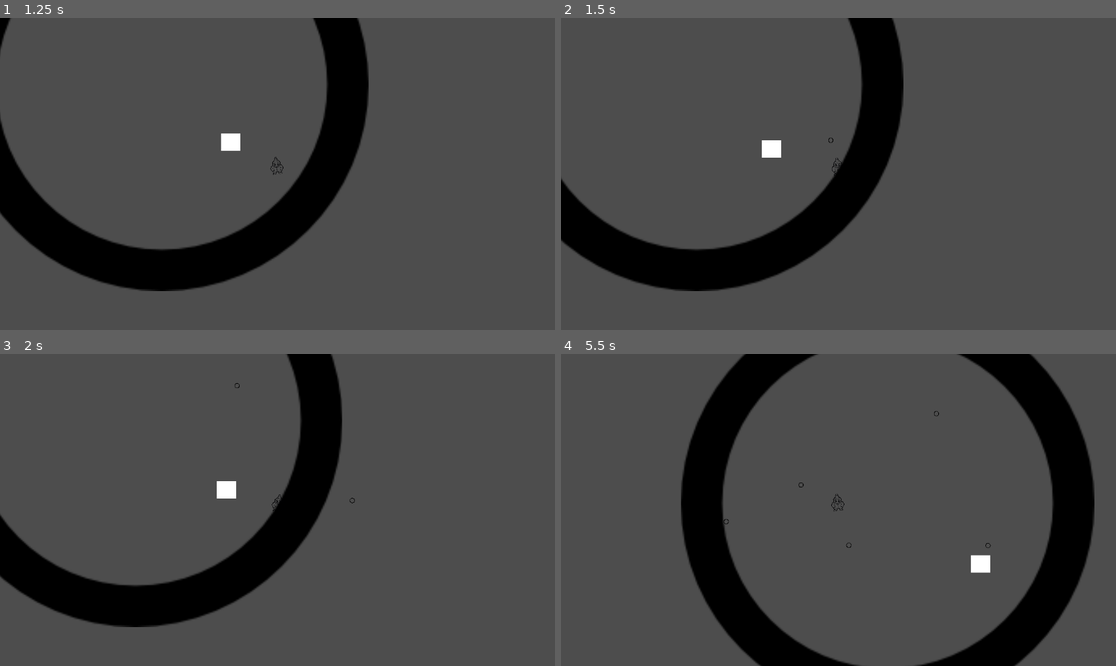
Above: before the commit, frames 1-4 (two rows, left to right).
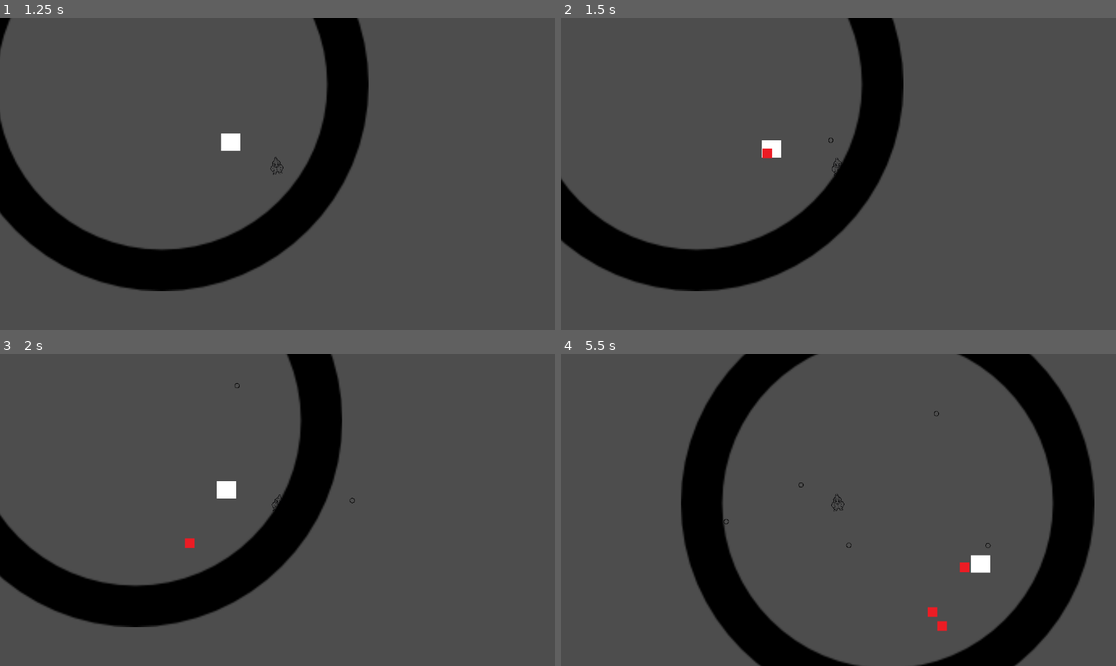
Above: after the commit, the same moments.

Repository: Belphonz/GlobalGameJam2024
Game: Godot game, scene res://scenes/Menu.tscn
The game is run twice, just before and just after one commit, with the same random seed, the same clock (stepped at 60 frames per second) and the same inputs. Sound files missing from this copy of the repository are replaced by a short silence.
Inputs (mouse positions are in pixels of both pictures, inside the frame that each line leads up to):
- Up to frame 1 (1.25 s): click "Play" at 0.5 s
- Up to frame 2 (1.5 s): move the mouse to (960, 158) at 1.27 s; hold D (move_right) from 1.28 s (still down); hold Space (shoot) from 1.28 s (still down)
- Up to frame 3 (2 s): keep holding D (move_right); keep holding Space (shoot)
- Up to frame 4 (5.5 s): move the mouse to (727, 525) at 2.02 s; release D (move_right) at 2.03 s; release Space (shoot) at 2.03 s; hold S (move_down) 2.03-2.78 s; tap Space (shoot) at 2.1, 3.6, 5.1 s; move the mouse to (894, 441) at 2.77 s; hold D (move_right) 2.78-3.53 s; hold Space (shoot) 2.78-3.53 s; move the mouse to (810, 572) at 3.52 s; hold W (move_up) 3.53-4.28 s; move the mouse to (1005, 556) at 4.27 s; hold Space (shoot) 4.28-5.03 s; hold A (move_left) from 4.28 s (still down); move the mouse to (672, 463) at 5.02 s

Frame 1 is identical in both runs. In frame 2, less than 0.1% of the frame differs, in the area x 36-39%, y 41-45%; in frame 3, less than 0.1%; in frame 4, 0.2%, in the area x 66-74%, y 66-89%.

Commit message:
Jester now throws traps

Diff:
--- a/elements/hazards/nailHazard.tscn
+++ b/elements/hazards/nailHazard.tscn
@@ -1,5 +1,21 @@
-[gd_scene load_steps=2 format=3 uid="uid://bcjhn8erac5pv"]
+[gd_scene load_steps=4 format=3 uid="uid://bcjhn8erac5pv"]
 
-[ext_resource type="PackedScene" uid="uid://bm31yu4vlpuwh" path="res://elements/hazards/baseHazard.tscn" id="1_avf1n"]
+[ext_resource type="Texture2D" uid="uid://cebe2rgnx6oug" path="res://assets/gfx/tempHazardTEMP.png" id="2_p1wqx"]
+[ext_resource type="Script" path="res://scripts/hazards/nailHazard.gd" id="2_rli1a"]
 
-[node name="Area2D" instance=ExtResource("1_avf1n")]
+[sub_resource type="RectangleShape2D" id="RectangleShape2D_70go8"]
+
+[node name="Area2D" type="Node2D"]
+script = ExtResource("2_rli1a")
+
+[node name="Sprite2D" type="Sprite2D" parent="."]
+position = Vector2(9.53674e-07, 9.53674e-07)
+scale = Vector2(0.3125, 0.3125)
+texture = ExtResource("2_p1wqx")
+
+[node name="Area2D" type="Area2D" parent="."]
+
+[node name="CollisionShape2D" type="CollisionShape2D" parent="Area2D"]
+shape = SubResource("RectangleShape2D_70go8")
+
+[connection signal="area_entered" from="Area2D" to="." method="_on_area_entered"]
--- a/scripts/bullets/bullet.gd
+++ b/scripts/bullets/bullet.gd
@@ -6,6 +6,7 @@
 var isPlayerBullet : bool
 var direction
 var allEntities = ["ClownAK47", "Player"]
+var allHazards = ["NailHazard"]
 
 func _ready():
 	velocity = direction * speed
@@ -33,7 +34,7 @@
 		else:
 			if collision_info.get_collider().name == "Player":
 				death()
-		if not "Bullet" in collision_info.get_collider().name :
+		if not "Bullet" in collision_info.get_collider().name and not collision_info.get_collider().name in allHazards:
 			bounceCount += 1
 			bouncemethod(collision_info.get_normal())
 		else:
--- a/scripts/enemy/jester.gd
+++ b/scripts/enemy/jester.gd
@@ -1,4 +1,6 @@
 extends "res://scripts/enemy/baseEnemy.gd"
+
+var nailHazard=preload("res://elements/hazards/nailHazard.tscn")
 
 @export
 var _moveSpeed:float = 60
@@ -8,9 +10,22 @@
 @export
 var zigTime:float=1	#How often it swaps between zig zag direction
 
+@export
+var attackSpeed:float=0.2
+@export_range (0,1)
+var nailChance:float=0.15
+
+@export
+var nailThrowDistance:float=128
+
+
 var zigLeft:bool=false	#Jester moves in a zig zag, are they zigging or zagging
 
 var zigzagTimer:float=0.5	#Track how often zigLeft should swap
+
+var attackTimer:float=0
+
+var rng=RandomNumberGenerator.new()
 
 func start(_Player, _maxHealth):
 	super.start(_Player,_maxHealth)
@@ -21,6 +36,20 @@
 
 func attack(delta):
 	super.attack(delta)
+	attackTimer+=delta
+	if(attackTimer>attackSpeed):
+		attackTimer=0
+		if(rng.randf()<0.15):
+			#Throw trap
+			var throwAngle:float=rng.randf()*2*PI
+			var throwDirection:Vector2=Vector2(cos(throwAngle),sin(throwAngle))
+			var NailHazard=nailHazard.instantiate()
+			NailHazard.throw(get_global_position(),get_global_position()+throwDirection*nailThrowDistance)
+			get_parent().get_parent().add_child(NailHazard)
+		else:
+			#Throw bell
+			print("Throw bell")
+
 
 func move(delta):
 	super.move(delta)
--- a/scripts/hazards/baseHazard.gd
+++ b/scripts/hazards/baseHazard.gd
@@ -1,4 +1,4 @@
-extends Area2D
+extends Node2D
 
 var active:bool = false
 
--- a/scripts/hazards/nailHazard.gd
+++ b/scripts/hazards/nailHazard.gd
@@ -1,4 +1,40 @@
 extends "res://scripts/hazards/baseHazard.gd"
+
+@export
+var airTime:float=0.4	#how lon gobject is thrown for
+
+@export
+var maxCurveHeight=10
+
+var timeInAir:float=0
+
+var startThrow:Vector2
+var endThrow:Vector2
+
+func _ready():
+	name="NailHazard"
+
+func throw(start:Vector2, location:Vector2):
+	active=false
+	startThrow=start
+	endThrow=location
+
+func _process(delta):
+	if(!active):	#Being thrown
+
+		timeInAir+=delta
+		if(timeInAir>airTime):	#Landed
+			active=true
+			place(endThrow)
+			return
+
+		var pointInCurve:float=timeInAir/airTime	#How far in the curve from 0-1
+		var position:Vector2=lerp(startThrow,endThrow,pointInCurve)
+
+		var yOffset:float=pointInCurve*-4.0*maxCurveHeight*(1.0-pointInCurve)	#Calculate y offset to add for curve
+		position.y+=yOffset
+
+		set_global_position(position)
 
 func place(location:Vector2):
 	super.place(location)
@@ -8,3 +44,10 @@
 
 func collide(colliding:Node2D):
 	super.collide(colliding)
+	if(colliding.name=="PlayerCollider"):
+		var Player:Node2D=colliding.get_parent()
+		Player.HP-=1
+
+
+func _on_area_entered(area):
+	collide(area)
